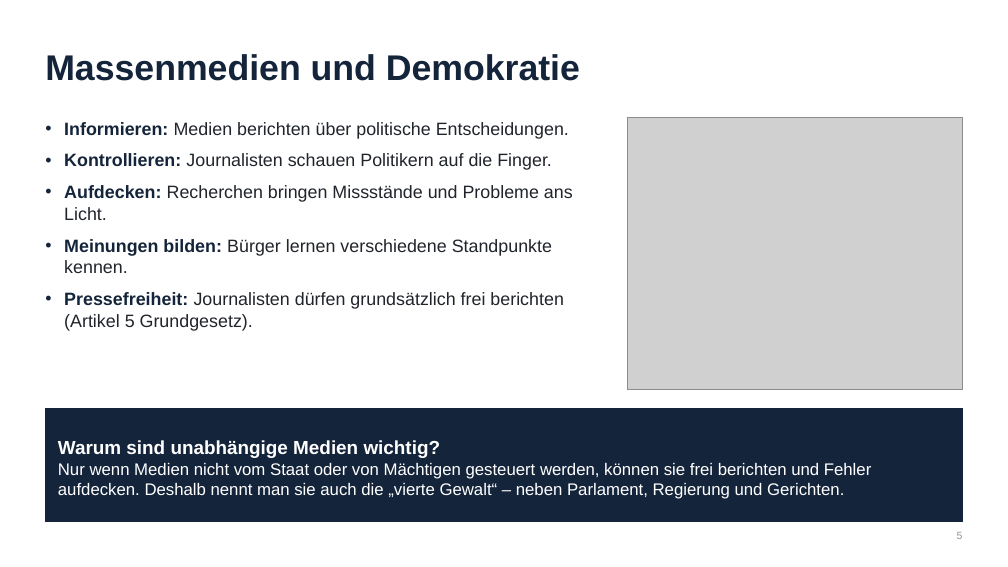
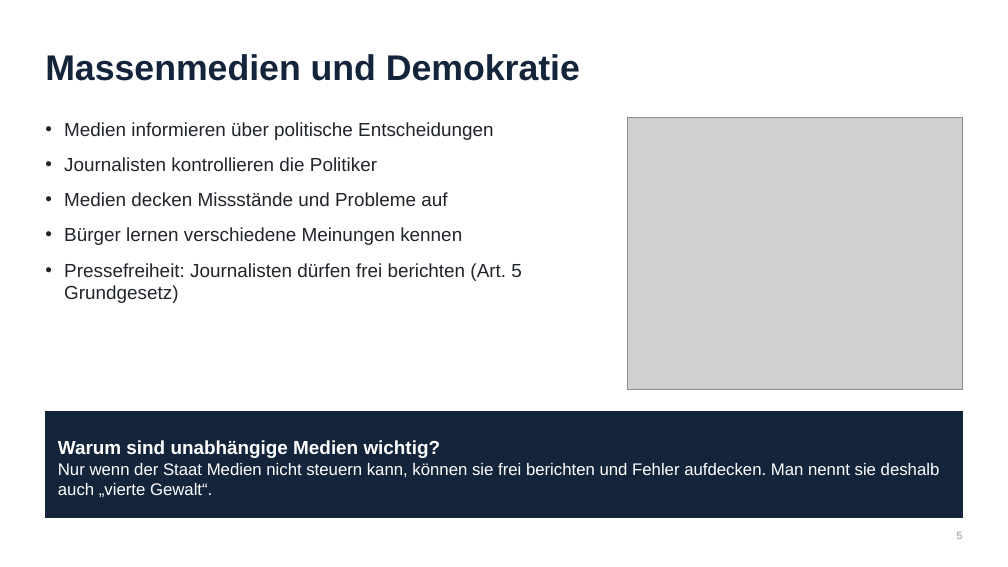
Before and after one commit to kewinngatcheu-cpu/UrbanIQ, a slide deck: slide 5 of Gewi_Massenmedien/Gewi_Praesentation_Massenmedien.pptx. Drawn at 1008x567 pixels with LibreOffice and Linux fonts; fonts in the diff are those of the drawing; grey boxes stand for pictures. Boxes give left, top, right and bottom in pixels: in the first picture for what was removed or moved away, otherwise in the second. Text is boxed around its words. In the diff, an @@ line names an element or a change of style, - is before the commit and + after.

```diff
--- a/Gewi_Massenmedien/Gewi_Praesentation_Massenmedien.pptx
+++ b/Gewi_Massenmedien/Gewi_Praesentation_Massenmedien.pptx
@@ text at box(64, 122, 522, 303): text changed; size 17 to 18 pt @@
-• Informieren: Medien berichten über politische Entscheidungen.
-• Kontrollieren: Journalisten schauen Politikern auf die Finger.
-• Aufdecken: Recherchen bringen Missstände und Probleme ans Licht.
-• Meinungen bilden: Bürger lernen verschiedene Standpunkte kennen.
-• Pressefreiheit: Journalisten dürfen grundsätzlich frei berichten (Artikel 5 Grundgesetz).
+• Medien informieren über politische Entscheidungen
+• Journalisten kontrollieren die Politiker
+• Medien decken Missstände und Probleme auf
+• Bürger lernen verschiedene Meinungen kennen
+• Pressefreiheit: Journalisten dürfen frei berichten (Art. 5 Grundgesetz)
@@ rectangle "Warum sind unabhängige Medien wichtig?": place and size @@
-rectangle "Warum sind unabhängige Medien wichtig?" at box(45, 408, 963, 522)
+rectangle "Warum sind unabhängige Medien wichtig?" at box(45, 412, 963, 518)
@@ text in rectangle at box(58, 463, 940, 497): text changed @@
-Nur wenn Medien nicht vom Staat oder von Mächtigen gesteuert werden, können sie frei berichten und Fehler aufdecken. Deshalb nennt man sie auch die „vierte Gewalt“ – neben Parlament, Regierung und Gerichten.
+Nur wenn der Staat Medien nicht steuern kann, können sie frei berichten und Fehler aufdecken. Man nennt sie deshalb auch „vierte Gewalt“.
```
Also in this commit, not shown: 5 other slides changed.
